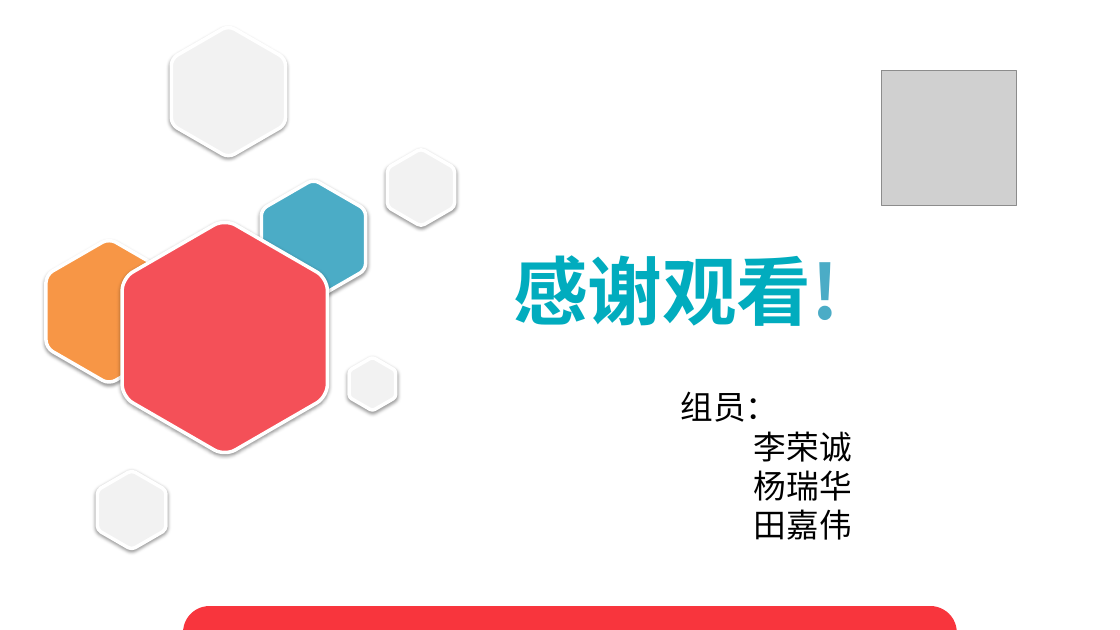
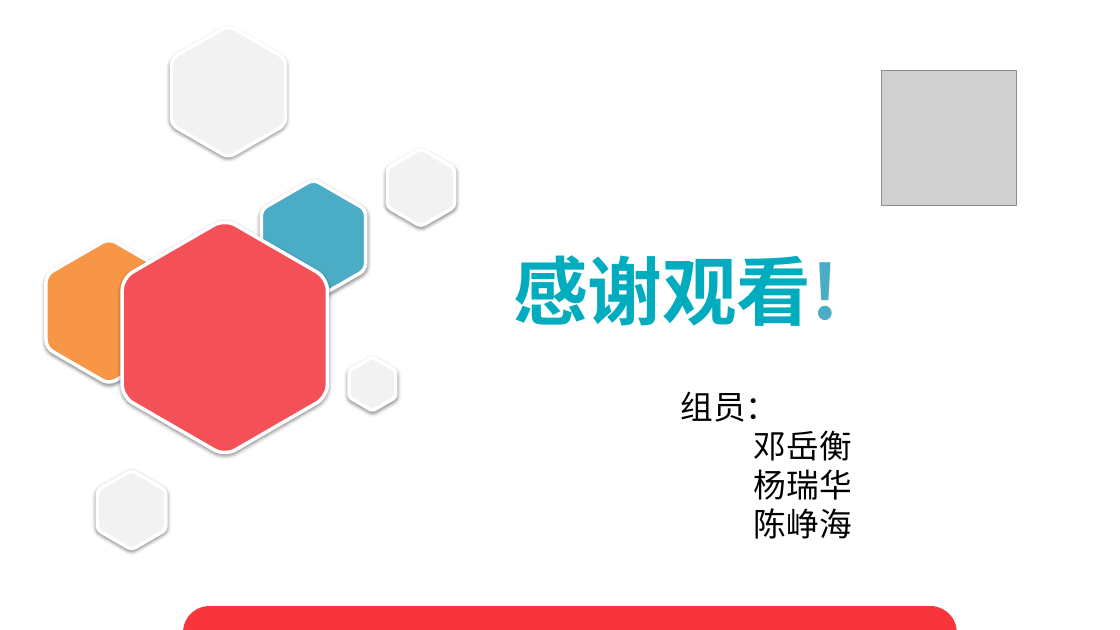
Before and after one commit to luxingzhi27/Tongji_SAD_2023_project, a slide deck: slide 19 of assignment2/MindMeet.pptx. Drawn at 1120x630 pixels with LibreOffice and Linux fonts; fonts in the diff are those of the drawing; grey boxes stand for pictures; background and template pictures are left out. Boxes give left, top, right and bottom in pixels: in the first picture for what was removed or moved away, otherwise in the second. Text is boxed around its words. In the diff, an @@ line names an element or a change of style, - is before the commit and + after.

```diff
--- a/assignment2/MindMeet.pptx
+++ b/assignment2/MindMeet.pptx
@@ text at (754,430,852,461): text changed @@
-李荣诚
+邓岳衡
@@ text at (754,508,852,539): text changed @@
-田嘉伟
+陈峥海
```
Also in this commit, not shown: 2 other slides changed, 1 other file.
